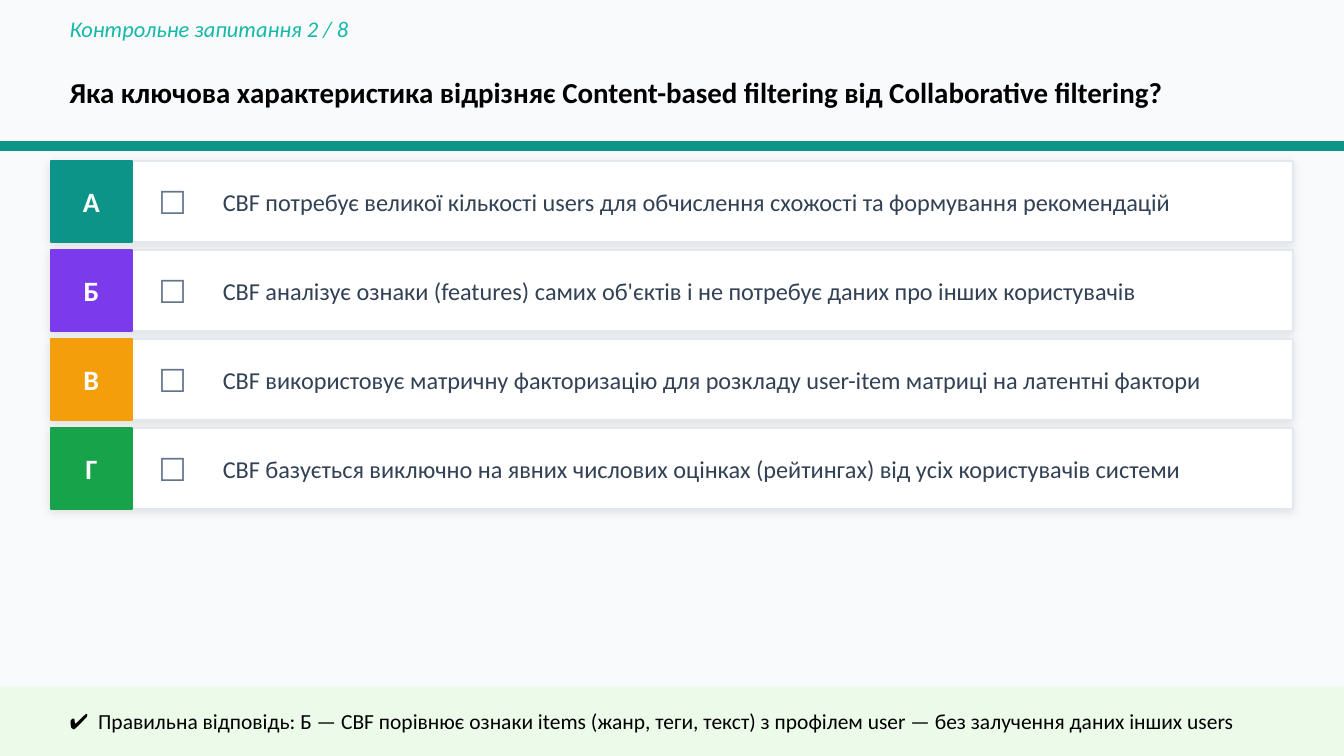
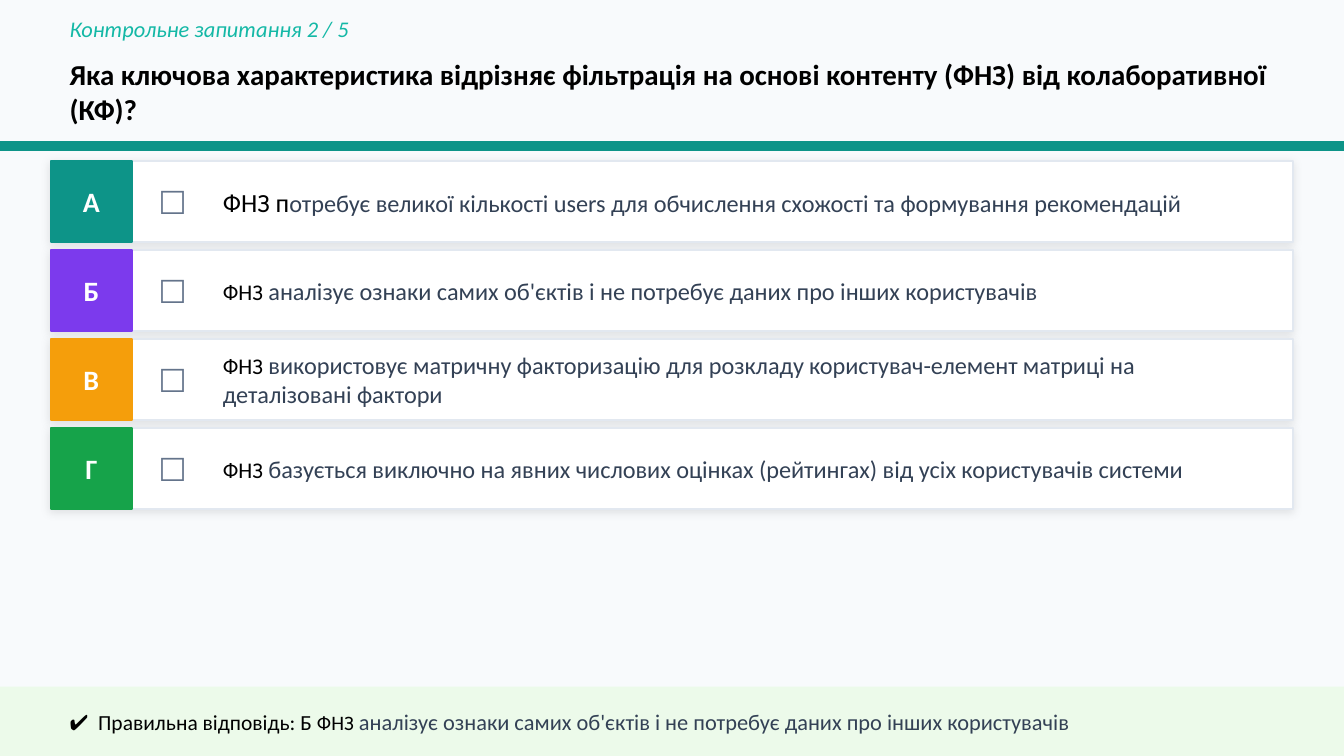
Before and after one commit to BohdanRomaniuk/IAC-Group-Recommender, a slide deck: slide 27 of docs/Presentation - Recommendation Systems. Theoretical Approaches.pptx. Drawn at 1344x756 pixels with LibreOffice and Linux fonts; fonts in the diff are those of the drawing. Boxes give left, top, right and bottom in pixels: in the first picture for what was removed or moved away, otherwise in the second. Text is boxed around its words. In the diff, an @@ line names an element or a change of style, - is before the commit and + after.

```diff
--- a/docs/Presentation - Recommendation Systems. Theoretical Approaches.pptx
+++ b/docs/Presentation - Recommendation Systems. Theoretical Approaches.pptx
@@ text at [70,22,348,41]: text changed @@
-Контрольне запитання 2 / 8
+Контрольне запитання 2 / 5
@@ text at [70,63,1266,124]: text changed @@
-Яка ключова характеристика відрізняє Content-based filtering від Collaborative filtering?
+Яка ключова характеристика відрізняє фільтрація на основі контенту (ФНЗ) від колаборативної (КФ)?
@@ text at [223,194,1181,216]: text changed @@
-CBF потребує великої кількості users для обчислення схожості та формування рекомендацій
+ФНЗ потребує великої кількості users для обчислення схожості та формування рекомендацій
@@ text at [223,283,1037,304]: text changed @@
-CBF аналізує ознаки (features) самих об'єктів і не потребує даних про інших користувачів
+ФНЗ аналізує ознаки самих об'єктів і не потребує даних про інших користувачів
@@ text at [223,357,1135,407]: text changed @@
-CBF використовує матричну факторизацію для розкладу user-item матриці на латентні фактори
+ФНЗ використовує матричну факторизацію для розкладу користувач-елемент матриці на деталізовані фактори
@@ text at [223,460,1183,482]: text changed @@
-CBF базується виключно на явних числових оцінках (рейтингах) від усіх користувачів системи
+ФНЗ базується виключно на явних числових оцінках (рейтингах) від усіх користувачів системи
@@ text at [98,714,1069,734]: text changed; size 11.5 to 12 pt; text colour #000000 to #334155 @@
-✔ Правильна відповідь: Б — CBF порівнює ознаки items (жанр, теги, текст) з профілем user — без залучення даних інших users
+✔ Правильна відповідь: Б ФНЗ аналізує ознаки самих об'єктів і не потребує даних про інших користувачів
```
Also in this commit, not shown: 13 other slides changed, 3 slides removed, 1 other file.
